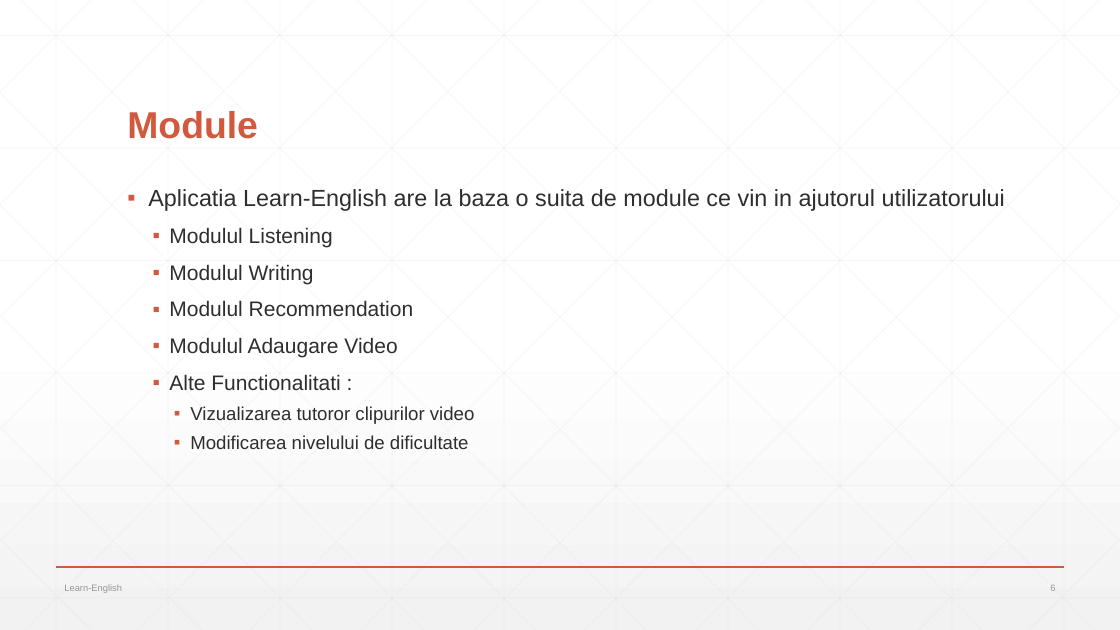
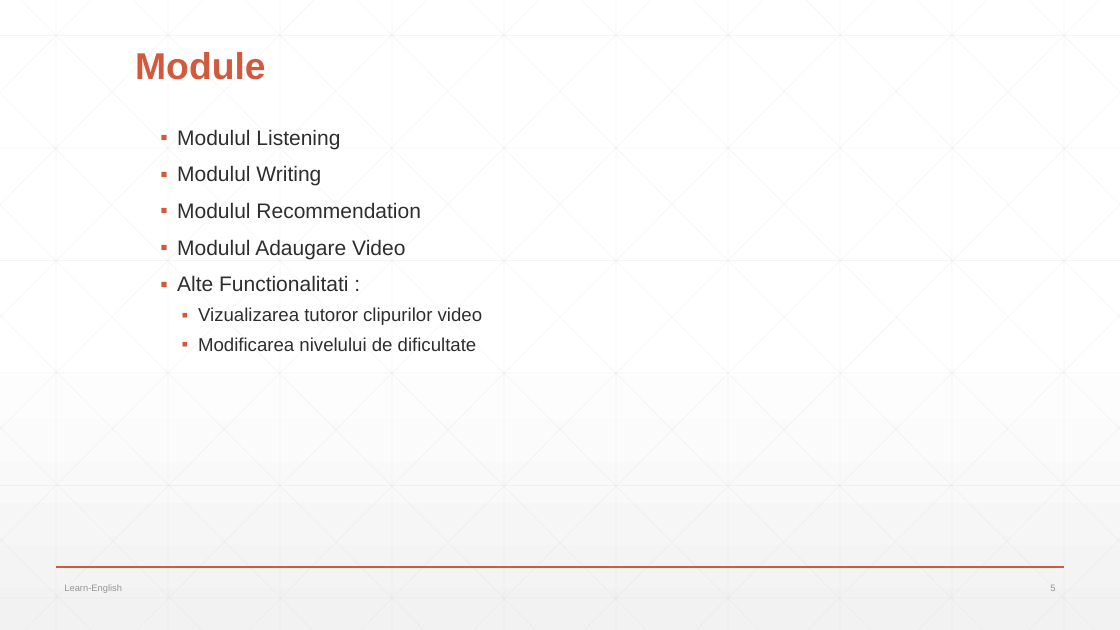
Before and after one commit to natalia031147/LearnEnglish, a slide deck: slide 5 of Prezentarea si Lucrarea scrisa/LEARN-ENGLISH-Prezentarea-Tasca Natalia.pptx (slide 6 before the commit). Drawn at 1120x630 pixels with LibreOffice and Linux fonts; fonts in the diff are those of the drawing. Boxes give left, top, right and bottom in pixels: in the first picture for what was removed or moved away, otherwise in the second. Text is boxed around its words. In the diff, an @@ line names an element or a change of style, - is before the commit and + after.

```diff
--- a/Prezentarea si Lucrarea scrisa/LEARN-ENGLISH-Prezentarea-Tasca Natalia.pptx
+++ b/Prezentarea si Lucrarea scrisa/LEARN-ENGLISH-Prezentarea-Tasca Natalia.pptx
@@ title "Module": place and size @@
-title "Module" at (127, 111, 258, 139)
+title "Module" at (135, 52, 266, 80)
@@ text "Modulul Listening": place and size @@
-text "Modulul Listening" at (148, 189, 1005, 449)
+text "Modulul Listening" at (177, 129, 483, 351)
@@ text at (148, 189, 1005, 211): paragraph removed @@
-▪ Aplicatia Learn-English are la baza o suita de module ce vin in ajutorul utilizatorului
```
Also in this commit, not shown: 7 other slides changed, 11 slides added, 4 slides removed, 11 other files.
